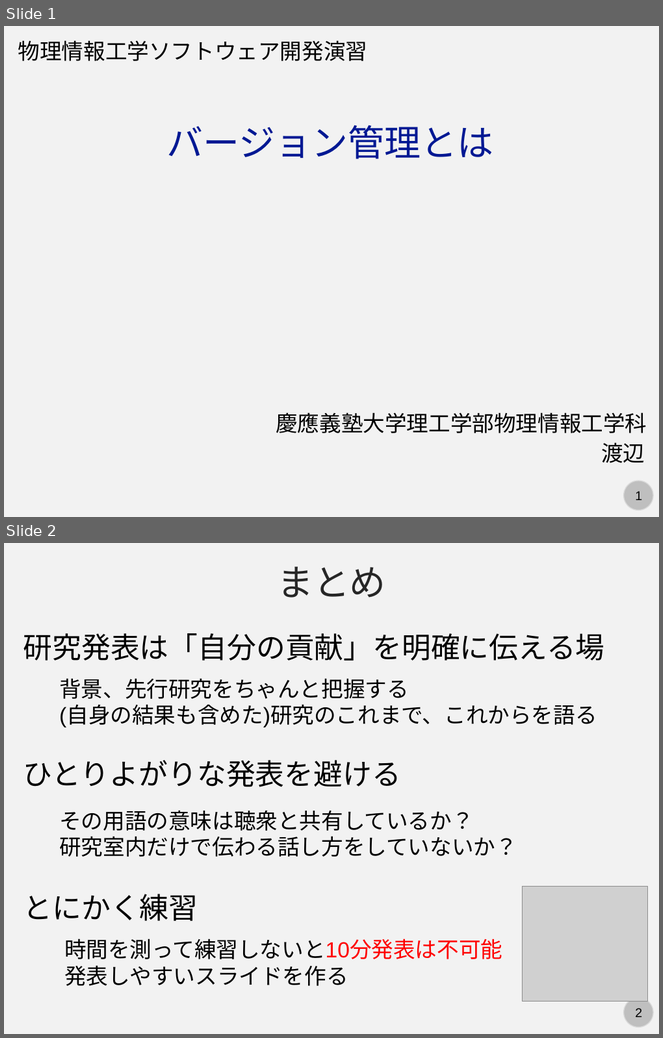
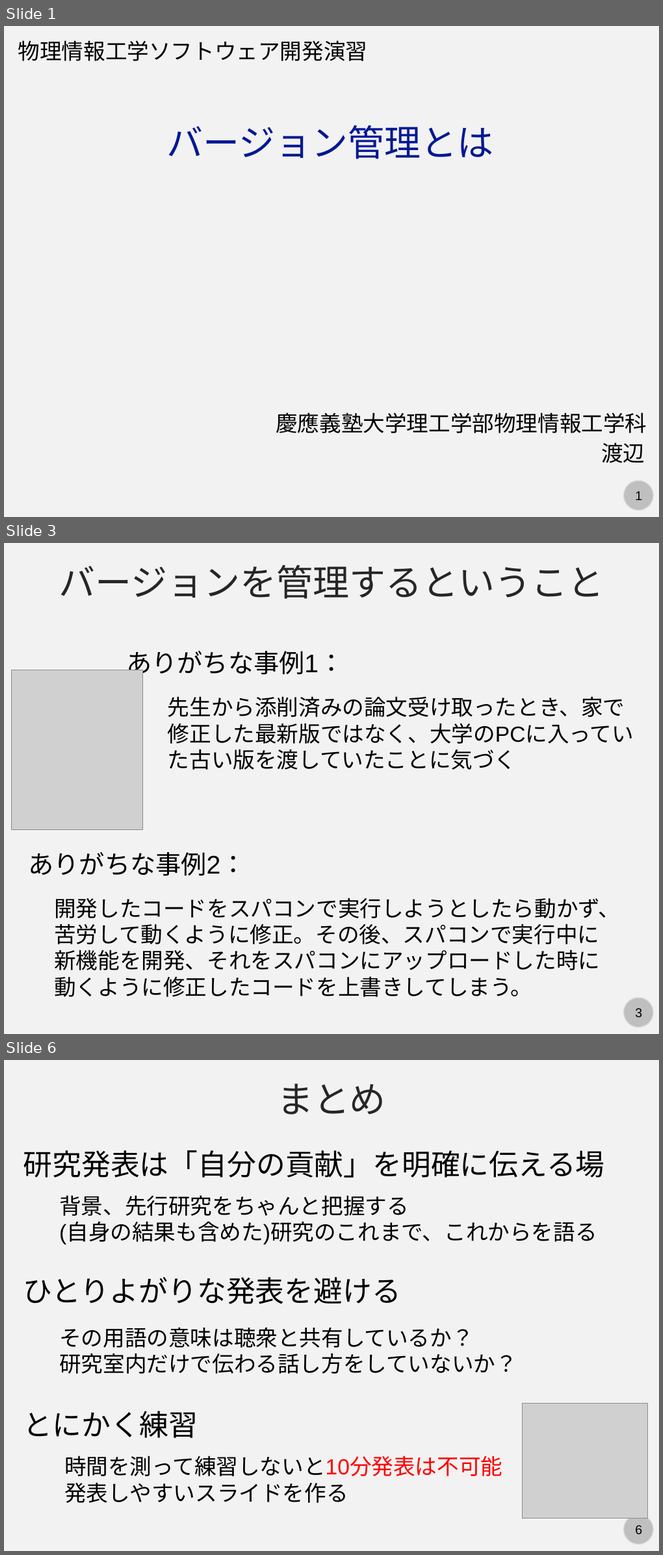
Before and after one commit to kaityo256/github, a slide deck: vcs/fig/slide.pptx. Shown one above the other, each under a label of ours: slides 1 and 2 before the commit, slides 1, 3 and 6 after it; the slides between them are not shown. The pictures are 663x1038 and 663x1555 pixels, drawn with LibreOffice and Linux fonts; fonts in the diff are those of the drawing; grey boxes stand for pictures. Boxes give left, top, right and bottom in pixels: in the first picture for what was removed or moved away, otherwise in the second. Text is boxed around its words. In the diff, an @@ line names an element or a change of style, - is before the commit and + after.

```diff
--- a/vcs/fig/slide.pptx
+++ b/vcs/fig/slide.pptx
@@ slide 3 added at (4, 543, 659, 1034), background #F2F2F2; not listed: 2 template elements that a slide beside it also shows @@
@@ text added at (59, 565, 604, 599), 40 pt, text #262626 @@
+バージョンを管理するということ
@@ text added at (126, 651, 344, 679), 28 pt, text #000000 @@
+ありがちな事例1：
@@ picture added at (12, 670, 143, 830) @@
@@ text added at (168, 696, 634, 744), 24 pt, text #000000 @@
+先生から添削済みの論文受け取ったとき、家で修正した最新版ではなく、大学のPCに入っていた古い版を渡していたことに気づく
@@ text added at (29, 852, 246, 876), 28 pt, text #000000 @@
+ありがちな事例2：
@@ text added at (54, 898, 620, 997), 24 pt, text #000000 @@
+開発したコードをスパコンで実行しようとしたら動かず、苦労して動くように修正。その後、スパコンで実行中に新機能を開発、それをスパコンにアップロードした時に動くように修正したコードを上書きしてしまう。
@@ what was slide 2 is now slide 6 @@
@@ page number at (635, 1525, 642, 1534): text changed @@
-2
+6
```
Also in this commit, not shown: 3 other slides added.
